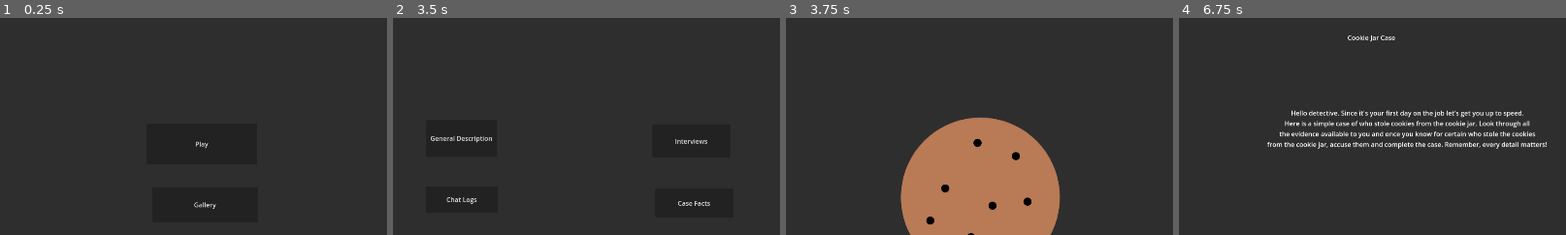
Above: before the commit, frames 1-4 (left to right).
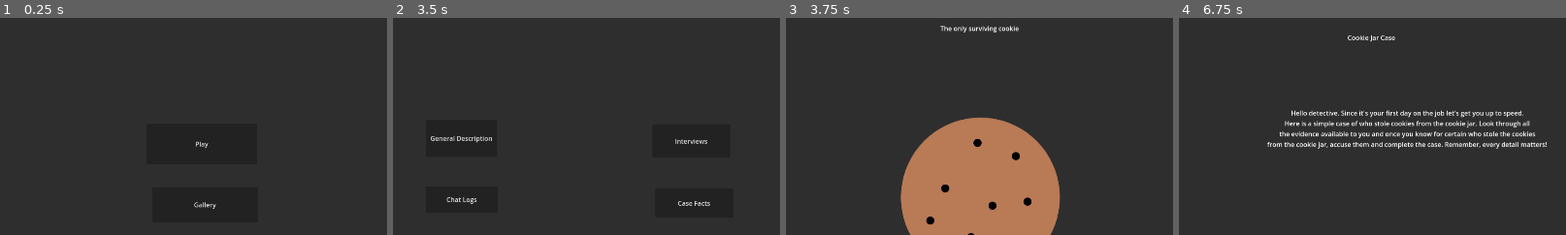
Above: after the commit, the same moments.

Repository: SeanKuehl/Clue-For-Your-Thoughts
Game: Godot game, scene res://MainScreenMenus/MainMenu.tscn
The game is run twice, just before and just after one commit, with the same random seed, the same clock (stepped at 60 frames per second) and the same inputs. The engine's default icon, where the game draws it, is replaced by a stand-in: a white triangle on a blue panel in a dark square.
Inputs:
- Up to frame 1 (0.25 s): no input
- Up to frame 2 (3.5 s): click "Play" at 0.5 s; click "<" at 1.25 s; click "Play" at 2 s; click "Cookie Jar Case" at 2.75 s
- Up to frame 3 (3.75 s): click "Evidence" at 3.5 s
- Up to frame 4 (6.75 s): click "<" at 4.25 s; click ">" at 5 s; click "<" at 5.75 s; click "General Description" at 6.5 s
The pictures show only the part of the screen within x 26-76%, y 4-54%; the shares and areas given below are measured in that part.

Frames 1-2 are identical in both runs. In frame 3, 0.3% of the frame differs, in the area x 39-61%, y 3-7%; in frame 4, nothing differs.

Commit message:
added description to evidence

Diff:
--- a/GameMenus/EvidenceScreen.tscn
+++ b/GameMenus/EvidenceScreen.tscn
@@ -45,6 +45,14 @@
 offset_bottom = 1041.0
 text = ">"
 
+[node name="EvidenceDescription" type="Label" parent="."]
+layout_mode = 0
+offset_left = 454.0
+offset_top = 55.0
+offset_right = 1502.0
+offset_bottom = 176.0
+horizontal_alignment = 1
+
 [connection signal="pressed" from="BackButton" to="." method="_on_back_button_pressed"]
 [connection signal="pressed" from="LeftButton" to="." method="_on_left_button_pressed"]
 [connection signal="pressed" from="RightButton" to="." method="_on_right_button_pressed"]
--- a/GameMenus/GameScripts/EvidenceScreen.gd
+++ b/GameMenus/GameScripts/EvidenceScreen.gd
@@ -2,6 +2,7 @@
 
 var imageDir = ""
 var imageList = []
+var descriptionList = []
 var imageIndex = 0
 
 # Called when the node enters the scene tree for the first time.
@@ -11,18 +12,23 @@
 	imageDir = Settings.caseDirectory+"Images/"
 
 	$EvidenceImage.texture = load(imageDir+imageList[imageIndex])
+	$EvidenceDescription.text = descriptionList[imageIndex]
 
 
 func ReadPictures(content):
+	var bothValues = ""
 
 	for x in content:
 		if x == "" or x == " ":
 			pass
 		else:
-			imageList.append(x)
+			bothValues = x.split(",")
+			imageList.append(bothValues[0])
+			descriptionList.append(bothValues[1])
 
 func LoadPicture():
 	$EvidenceImage.texture = load(imageDir+imageList[imageIndex])
+	$EvidenceDescription.text = descriptionList[imageIndex]
 
 
 func _on_back_button_pressed():
Not shown, changed: Assets/CookieJarCase/Evidence.txt
Not shown, changed: Assets/LoveTriangle/CaseFacts.txt
Not shown, changed: Assets/LoveTriangle/Evidence.txt
